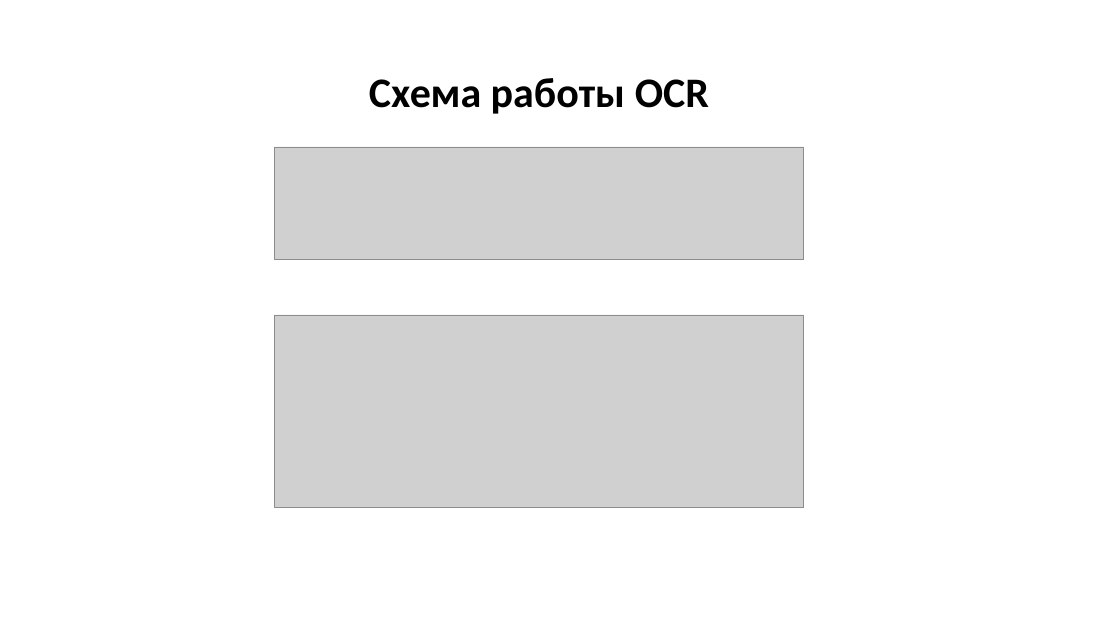
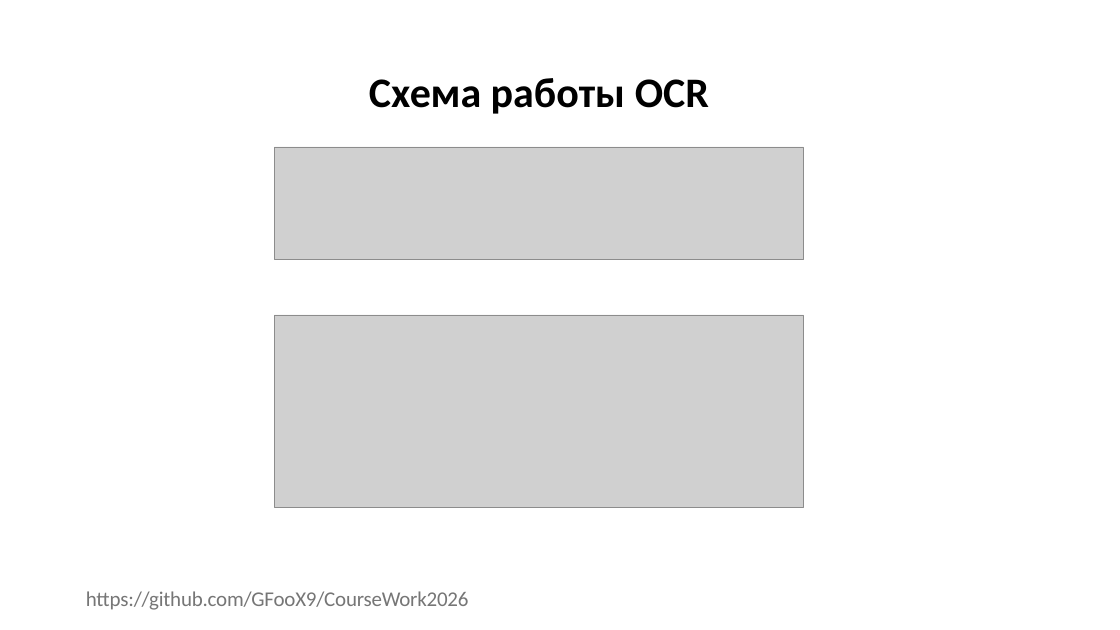
Before and after one commit to GFooX9/CourseWork2026, a slide deck: slide 17 of Documentation/Official documents/PPTX/Презентация курсовой работы.pptx (slide 16 before the commit). Drawn at 1120x630 pixels with LibreOffice and Linux fonts; fonts in the diff are those of the drawing; grey boxes stand for pictures. Boxes give left, top, right and bottom in pixels: in the first picture for what was removed or moved away, otherwise in the second. Text is boxed around its words. In the diff, an @@ line names an element or a change of style, - is before the commit and + after.

```diff
--- a/Documentation/Official documents/PPTX/Презентация курсовой работы.pptx
+++ b/Documentation/Official documents/PPTX/Презентация курсовой работы.pptx
@@ text added at (86, 591, 469, 610), 18 pt, text #767676 @@
+https://github.com/GFooX9/CourseWork2026
```
Also in this commit, not shown: 9 other slides changed, 2 slides added, 1 slide removed, 7 other files.
